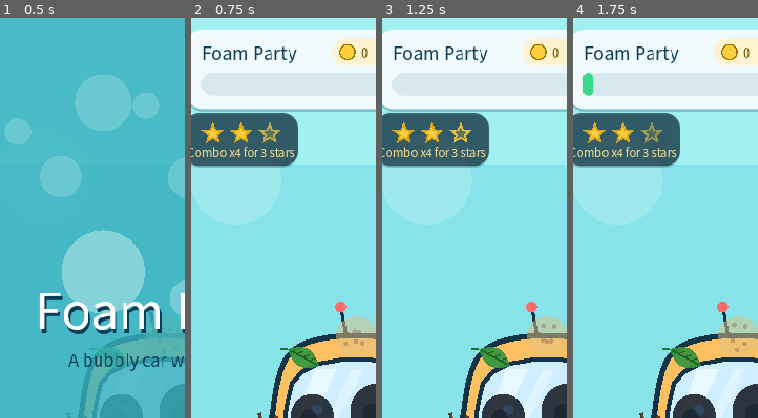
Above: before the commit, frames 1-4 (left to right).
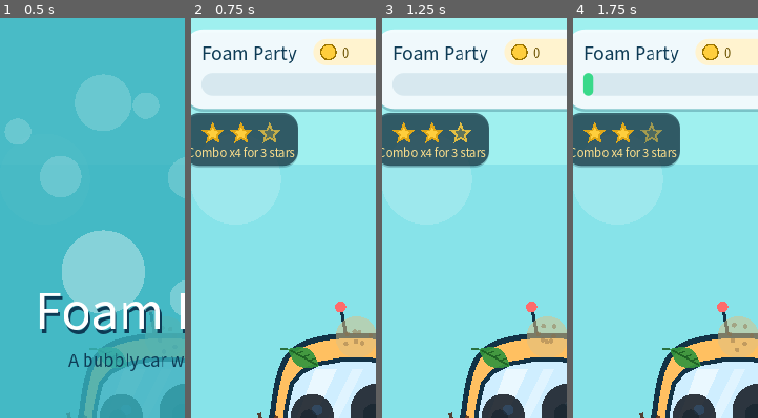
Above: after the commit, the same moments.

Repository: seorilabs/foam-party
Game: Godot game, scene res://scenes/main.tscn
The game is run twice, just before and just after one commit, with the same random seed, the same clock (stepped at 60 frames per second) and the same inputs.
Inputs (mouse positions are % of the whole screen's width and height, from its top left):
- Up to frame 1 (0.5 s): no input
- Up to frame 2 (0.75 s): tap Enter at 0.5, 0.6 s; move the mouse to (72, 45) at 0.52 s; click (72, 45) at 0.67 s
- Up to frame 3 (1.25 s): tap Space at 0.77 s
- Up to frame 4 (1.75 s): drag from (30, 55) to (45, 70) at 1.27 s
The pictures show only the part of the screen within x 5-55%, y 0-50%; the shares and areas given below are measured in that part.

Frame 1 is identical in both runs. In frame 2, 1.1% of the frame differs, in the area x 65-96%, y 5-12%; in frame 3, 1.1%; in frame 4, 1.1%.

Commit message:
리뷰 피드백 반영: iOS preset 파싱과 HUD 코인 표시 보정

Diff:
--- a/godot/scripts/main.gd
+++ b/godot/scripts/main.gd
@@ -1805,7 +1805,7 @@
 	draw_style_box(_style("hud_shadow", Color(0.05, 0.23, 0.33, 0.25), 20.0), Rect2(card.position + Vector2(0.0, 3.0), card.size))
 	draw_style_box(_style("hud_card", Color(0.97, 0.99, 1.0, 0.94), 20.0), card)
 
-	var coin_chip := Rect2(170.0, card.position.y + 10.0, 70.0, 28.0)
+	var coin_chip := Rect2(150.0, card.position.y + 10.0, 90.0, 28.0)
 	var title_width := coin_chip.position.x - 32.0 - 8.0
 	var title_size := 19
 	while title_size > 15 and font.get_string_size("Foam Party", HORIZONTAL_ALIGNMENT_LEFT, -1.0, title_size).x > title_width:
@@ -1814,7 +1814,12 @@
 	draw_style_box(_style("coin_chip", Color("#fff3cf"), 14.0), coin_chip)
 	draw_circle(coin_chip.position + Vector2(16.0, 14.0), 8.0, Color("#ffce3d"))
 	draw_circle(coin_chip.position + Vector2(16.0, 14.0), 8.0, Color("#9a7400"), false, 1.5)
-	draw_string(font, Vector2(coin_chip.position.x + 30.0, coin_chip.position.y + 20.0), "%d" % coins, HORIZONTAL_ALIGNMENT_LEFT, 34.0, 14, Color("#6b5200"))
+	var coin_text := "%d" % coins
+	var coin_text_width := coin_chip.size.x - 38.0
+	var coin_font_size := 14
+	while coin_font_size > 10 and font.get_string_size(coin_text, HORIZONTAL_ALIGNMENT_LEFT, -1.0, coin_font_size).x > coin_text_width:
+		coin_font_size -= 1
+	draw_string(font, Vector2(coin_chip.position.x + 30.0, coin_chip.position.y + 20.0), coin_text, HORIZONTAL_ALIGNMENT_LEFT, coin_text_width, coin_font_size, Color("#6b5200"))
 	var badge := Rect2(248.0, card.position.y + 10.0, 112.0, 28.0)
 	draw_style_box(_style("level_badge", Color("#49a7ff"), 14.0), badge)
 	draw_string(font, Vector2(badge.position.x, badge.position.y + 20.0), "%s %02d" % [car_type_labels[car_type], level_index], HORIZONTAL_ALIGNMENT_CENTER, badge.size.x, 13, Color.WHITE)
Not shown, changed: docs/app-store-release.md
Not shown, changed: tools/build_ios_app_store.sh
